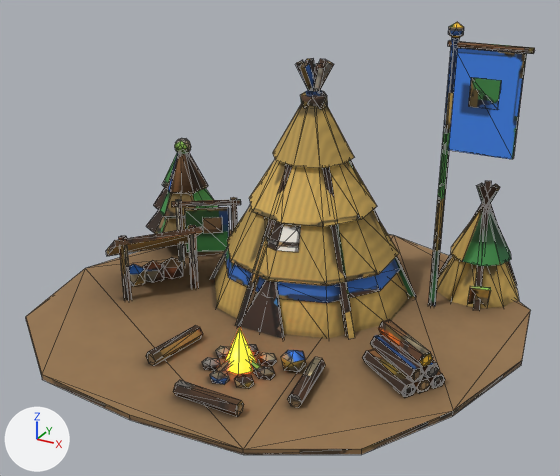
The glTF model game/assets/models/residence_dl1_blue.glb: old version first, new version second.
Both versions are drawn from a 50 mm camera at (1.09, -2.01, 1.276) aimed at (0.004, -0.034, 0.288). Every picture has the same lights, and +X, +Y and +Z are marked at lower left. The picture after the commit comes second. Mesh edges are drawn as thin lines. Vertices at exactly the same position are counted once.

Before the edit, the objects in view are built like this:
```python
me_m = bpy.data.meshes.new('m')
me_m.from_pydata(...)  # 1018 vertices, 1577 faces; spans x -0.81..0.77, y -0.7..0.78, z -0.01..0.94
# faces by material slot: [1560, 7, 10]
me_m.materials.append(mat_baked)  # picture img_bake
me_m.materials.append(mat_glow_fire)  # orange #ff7a1a, glowing orange #ff7a1a
me_m.materials.append(mat_glow_fire2)  # yellow #ffd34a, glowing yellow #ffd34a
ob_residence_dl1_blue = bpy.data.objects.new('residence_dl1_blue', me_m)
ob_residence_dl1_blue.location = (0.0, 0.0, 0.0)
```
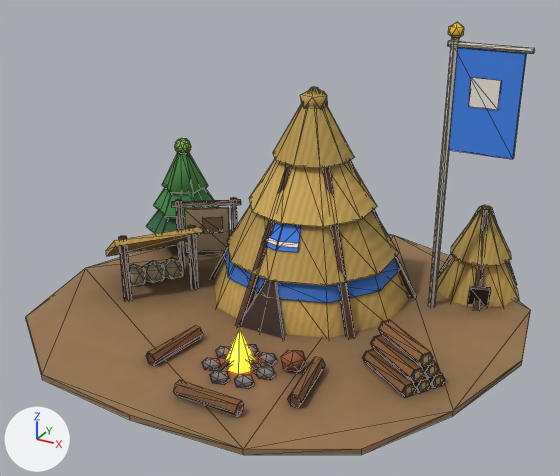
Where the change shows, as pixel boxes [x1, y1, x2, y2] in the pictures (560 x 476 px; the box of a moved part takes in the faces that stretch with it):
'residence_dl1_blue', reshaped, surface changed: [26, 22, 535, 455] in both
part 1 of me_m, moved or reshaped: before [210, 61, 334, 279]; after [210, 160, 275, 279]
part 2 of me_m, moved or reshaped (not visible afterwards): before [313, 63, 325, 92]
part 3 of me_m, moved or reshaped: before [236, 59, 328, 327]; after [236, 164, 293, 327]
part 4 of me_m, moved or reshaped (not visible afterwards): before [300, 62, 314, 92]
part 5 of me_m, moved or reshaped: before [305, 58, 355, 338]; after [323, 167, 355, 338]
part 6 of me_m, moved or reshaped: before [296, 60, 416, 298]; after [348, 160, 416, 298]
part 7 of me_m, moved or reshaped: before [438, 184, 500, 277]; after [438, 205, 483, 277]
part 8 of me_m, moved or reshaped: before [474, 181, 492, 310]; after [474, 209, 489, 310]
part 9 of me_m, moved or reshaped: before [476, 183, 517, 285]; after [489, 206, 517, 285]
part 10 of me_m, surface changed: [41, 22, 535, 455] in both

Patch to the scene script:
```diff
--- a/game/assets/models/residence_dl1_blue.glb.py
+++ b/game/assets/models/residence_dl1_blue.glb.py
@@ me_m @@
 me_m.from_pydata(...)  # 1018 vertices, 1577 faces; spans x -0.81..0.77, y -0.7..0.78, z -0.01..0.94
 # used by ob_residence_dl1_blue; location = (0.0, 0.0, 0.0)
+# me_m part 1: all 4 vertices in x 0.04..0.06, y 0.2..0.23, z 0.79..0.81 are moved by (-0.05, -0.02, -0.1)
+# me_m part 2: all 4 vertices in x 0.02..0.05, y 0.15..0.18, z 0.79..0.81 are moved by (-0.04, 0.04, -0.1)
+# me_m part 3: all 4 vertices in x 0.0..0.02, y 0.24..0.26, z 0.79..0.81 are moved by (-0.01, -0.05, -0.1)
+# me_m part 4: all 4 vertices in x -0.02..0.0, y 0.14..0.16, z 0.79..0.81 are moved by (0.01, 0.05, -0.1)
+# me_m part 5: all 4 vertices in x -0.05..-0.02, y 0.22..0.25, z 0.79..0.81 are moved by (0.04, -0.04, -0.1)
+# me_m part 6: all 4 vertices in x -0.06..-0.04, y 0.17..0.2, z 0.79..0.81 are moved by (0.05, 0.02, -0.1)
+# me_m part 7: all 4 vertices in x 0.54..0.56, y 0.45..0.47, z 0.4 are moved by (-0.04, 0.01, -0.09)
+# me_m part 8: all 4 vertices in x 0.5..0.52, y 0.49..0.51, z 0.4 are moved by (0.01, -0.04, -0.09)
+# me_m part 9: all 4 vertices in x 0.49..0.51, y 0.43..0.46, z 0.4 are moved by (0.03, 0.03, -0.09)
+# me_m part 10: texture (UV) coordinates of 1565 of 1577 faces, centred in x -0.78..0.75, y -0.69..0.78, z 0.0..0.93, changed; they spanned u 0.0..1.0, v 0.0..1.0 and now span u 0.0..1.0, v 0.0..1.0
 me_m.materials.append(mat_baked)
```
